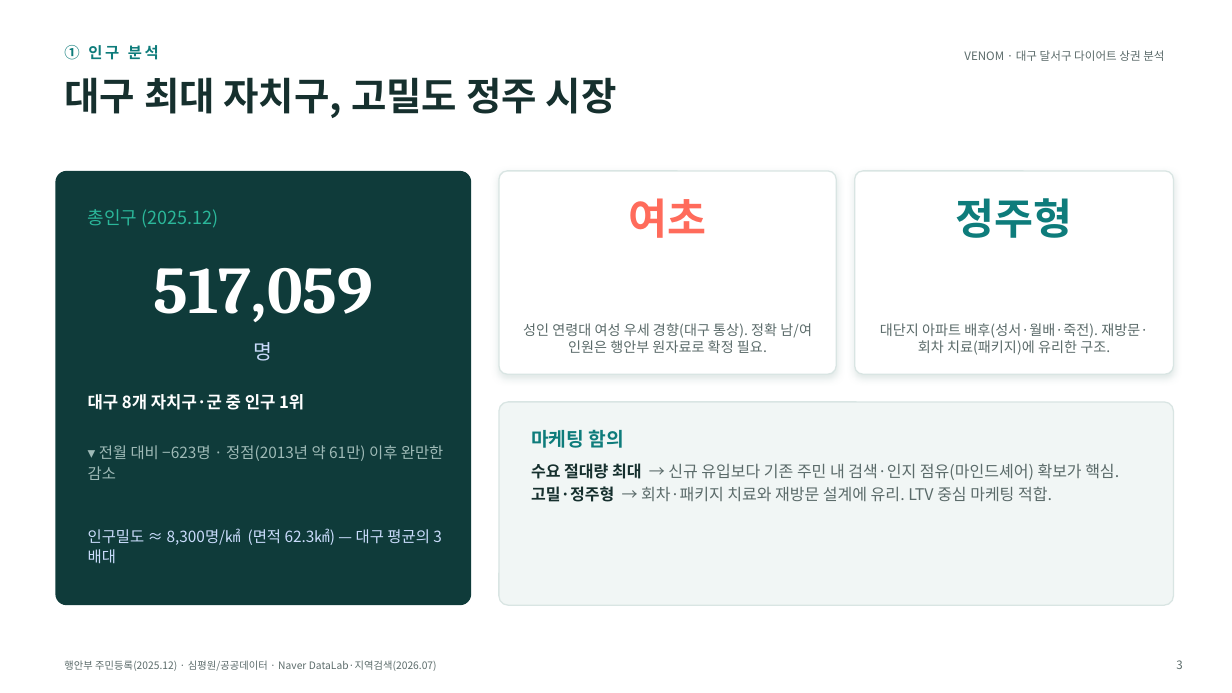
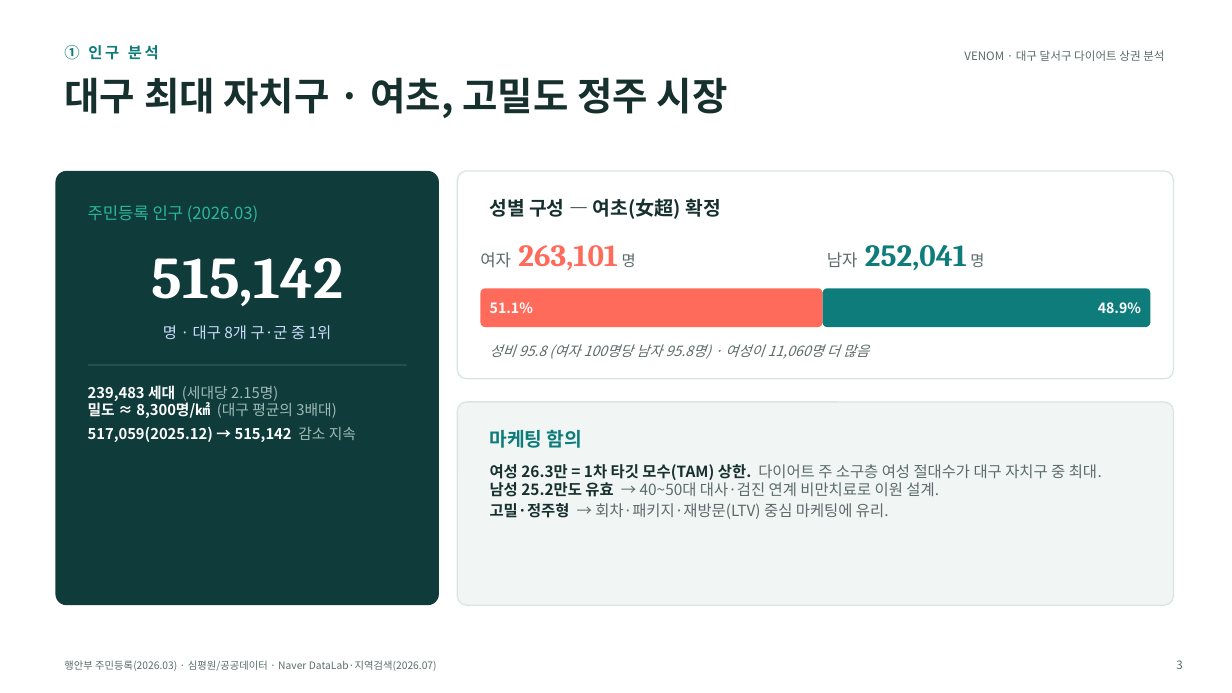
Before and after one commit to recon9973-lang/desktop-tutorial, a slide deck: slide 3 of docs/analysis/대구-달서구-다이어트-상권분석.pptx. Drawn at 1232x693 pixels with LibreOffice and Linux fonts; fonts in the diff are those of the drawing. Boxes give left, top, right and bottom in pixels: in the first picture for what was removed or moved away, otherwise in the second. Text is boxed around its words. In the diff, an @@ line names an element or a change of style, - is before the commit and + after.

```diff
--- a/docs/analysis/대구-달서구-다이어트-상권분석.pptx
+++ b/docs/analysis/대구-달서구-다이어트-상권분석.pptx
@@ text at (64,77,728,118): text changed @@
-대구 최대 자치구, 고밀도 정주 시장
+대구 최대 자치구 · 여초, 고밀도 정주 시장
@@ rounded rectangle: place and size @@
-rounded rectangle at (55,171,471,605)
+rounded rectangle at (55,171,439,605)
@@ rounded rectangle at (55,171,439,605): proportions changed @@
@@ rounded rectangle: place and size @@
-rounded rectangle at (499,171,836,374)
+rounded rectangle at (457,171,1174,379)
@@ rounded rectangle at (457,171,1174,379): shadow off; proportions changed @@
@@ text at (88,205,258,222): text changed; size 14 to 13 pt @@
-총인구 (2025.12)
+주민등록 인구 (2026.03)
@@ text added at (490,198,721,219), 15 pt, text #16302E, bold @@
+성별 구성 — 여초(女超) 확정
@@ text removed at (629,198,707,238) @@
-여초
@@ text removed at (956,198,1073,238) @@
-정주형
@@ text added at (151,257,343,306), 46 pt, text #FFFFFF, bold @@
+515,142
@@ text removed at (154,268,373,322) @@
-517,059
@@ text added at (480,245,636,270), 24 pt, text #FF6B5B, bold @@
+여자 263,101 명
@@ text added at (827,245,984,270), 24 pt, text #0E7C7B, bold @@
+남자 252,041 명
@@ rounded rectangle added at (481,288,823,327), fill #FF6B5B @@
@@ rounded rectangle: place and size @@
-rounded rectangle at (855,171,1174,374)
+rounded rectangle at (823,288,1151,327)
@@ rounded rectangle at (823,288,1151,327): fill #FFFFFF to #0E7C7B; outline #D9E5E3 1 pt to none; shadow off; proportions changed @@
@@ text at (163,325,332,340): text changed; size 13 to 12 pt; text colour #FFFFFF to #CADCFC; bold off @@
-대구 8개 자치구·군 중 인구 1위
+명 · 대구 8개 구·군 중 1위
@@ text added at (490,302,533,313), 11 pt, text #FFFFFF, bold @@
+51.1%
@@ text removed at (523,323,812,353) @@
-성인 연령대 여성 우세 경향(대구 통상). 정확 남/여 인원은 행안부 원자료로 확정 필요.
@@ text removed at (880,323,1148,355) @@
-대단지 아파트 배후(성서·월배·죽전). 재방문·회차 치료(패키지)에 유리한 구조.
@@ text added at (1098,302,1141,314), 11 pt, text #FFFFFF, bold @@
+48.9%
@@ text removed at (254,342,273,361) @@
-명
@@ text added at (490,344,869,359), 11 pt, text #5B6B6A, italic @@
+성비 95.8 (여자 100명당 남자 95.8명) · 여성이 11,060명 더 많음
@@ text "239,483 세대 (세대당 2.15명) 밀도 ..." at (88,385,356,442): vertical alignment middle to top @@
@@ text at (88,385,356,442): text changed; size 12 to 11.5 pt; text colour #CADCFC to #FFFFFF; bold on @@
-인구밀도 ≈ 8,300명/㎢ (면적 62.3㎢) — 대구 평균의 3배대
+239,483 세대 (세대당 2.15명)
+밀도 ≈ 8,300명/㎢ (대구 평균의 3배대)
+517,059(2025.12) → 515,142 감소 지속
@@ line added from (88, 365) to (407, 365), #2E5E5C 1 pt @@
@@ rounded rectangle: place and size @@
-rounded rectangle at (499,402,1174,605)
+rounded rectangle at (457,402,1174,605)
@@ text removed at (88,445,443,480) @@
-▾ 전월 대비 −623명 · 정점(2013년 약 61만) 이후 완만한 감소
@@ text "마케팅 함의": place and size @@
-text "마케팅 함의" at (531,429,624,448)
+text "마케팅 함의" at (490,429,582,448)
@@ text at (490,464,1102,519): text changed; size 12.5 to 12 pt @@
-수요 절대량 최대 → 신규 유입보다 기존 주민 내 검색·인지 점유(마인드셰어) 확보가 핵심.
-고밀·정주형 → 회차·패키지 치료와 재방문 설계에 유리. LTV 중심 마케팅 적합.
+여성 26.3만 = 1차 타깃 모수(TAM) 상한. 다이어트 주 소구층 여성 절대수가 대구 자치구 중 최대.
+남성 25.2만도 유효 → 40~50대 대사·검진 연계 비만치료로 이원 설계.
+고밀·정주형 → 회차·패키지·재방문(LTV) 중심 마케팅에 유리.
@@ text at (64,660,437,671): text changed @@
-행안부 주민등록(2025.12) · 심평원/공공데이터 · Naver DataLab·지역검색(2026.07)
+행안부 주민등록(2026.03) · 심평원/공공데이터 · Naver DataLab·지역검색(2026.07)
```
Also in this commit, not shown: 9 other slides changed, 1 other file.
